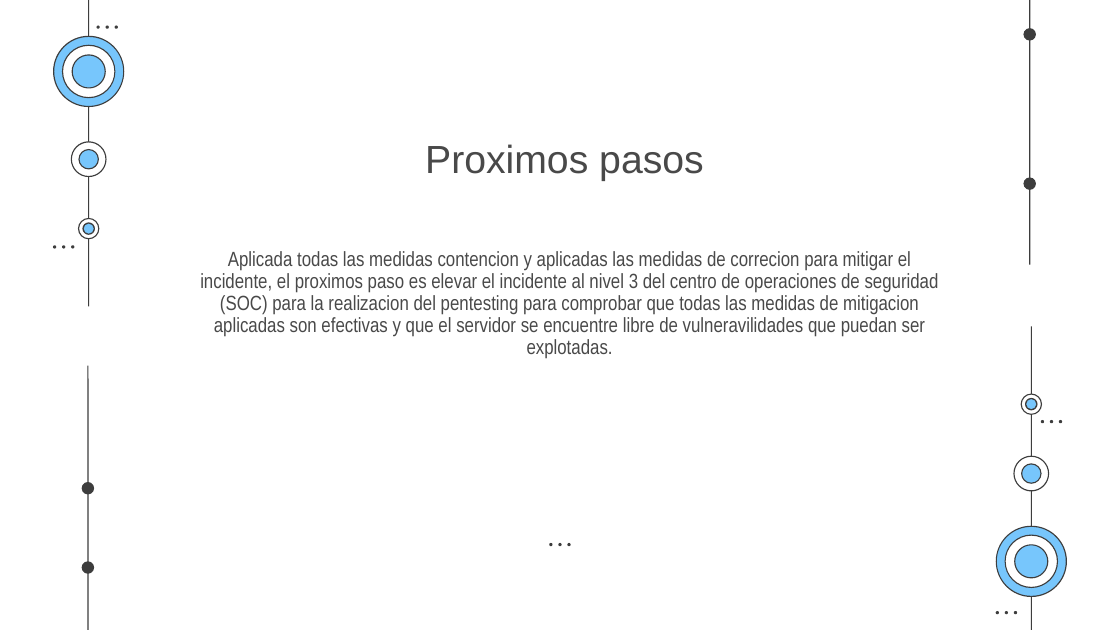
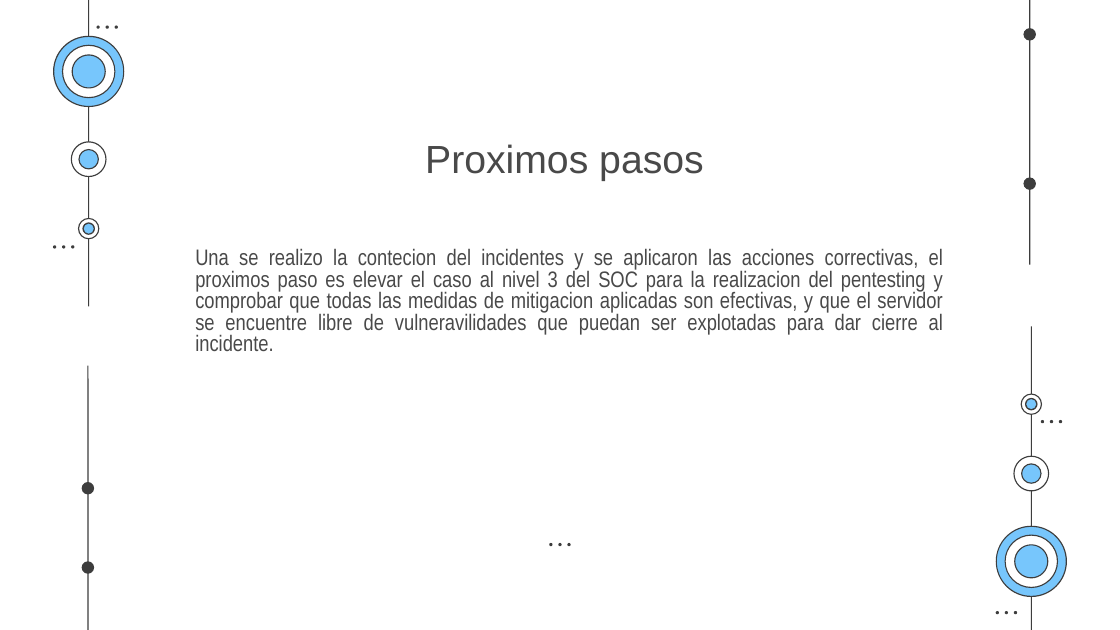
Before and after one commit to bl4cklothbrot/4ggets, a slide deck: slide 13 of Proyecto Final – Análisis Forense en Máquina Debian.pptx (slide 12 before the commit). Drawn at 1120x630 pixels with LibreOffice and Linux fonts; fonts in the diff are those of the drawing. Boxes give left, top, right and bottom in pixels: in the first picture for what was removed or moved away, otherwise in the second. Text is boxed around its words. In the diff, an @@ line names an element or a change of style, - is before the commit and + after.

```diff
--- a/Proyecto Final – Análisis Forense en Máquina Debian.pptx
+++ b/Proyecto Final – Análisis Forense en Máquina Debian.pptx
@@ subtitle at (x1=195, y1=248, x2=943, y2=351): text changed; size 13.2 to 14.4 pt @@
-Aplicada todas las medidas contencion y aplicadas las medidas de correcion para mitigar el incidente, el proximos paso es elevar el incidente al nivel 3 del centro de operaciones de seguridad (SOC) para la realizacion del pentesting para comprobar que todas las medidas de mitigacion aplicadas son efectivas y que el servidor se encuentre libre de vulneravilidades que puedan ser explotadas.
+Una se realizo la contecion del incidentes y se aplicaron las acciones correctivas, el proximos paso es elevar el caso al nivel 3 del SOC para la realizacion del pentesting y comprobar que todas las medidas de mitigacion aplicadas son efectivas, y que el servidor se encuentre libre de vulneravilidades que puedan ser explotadas para dar cierre al incidente.
```
Also in this commit, not shown: 5 other slides changed, 1 slide added.
